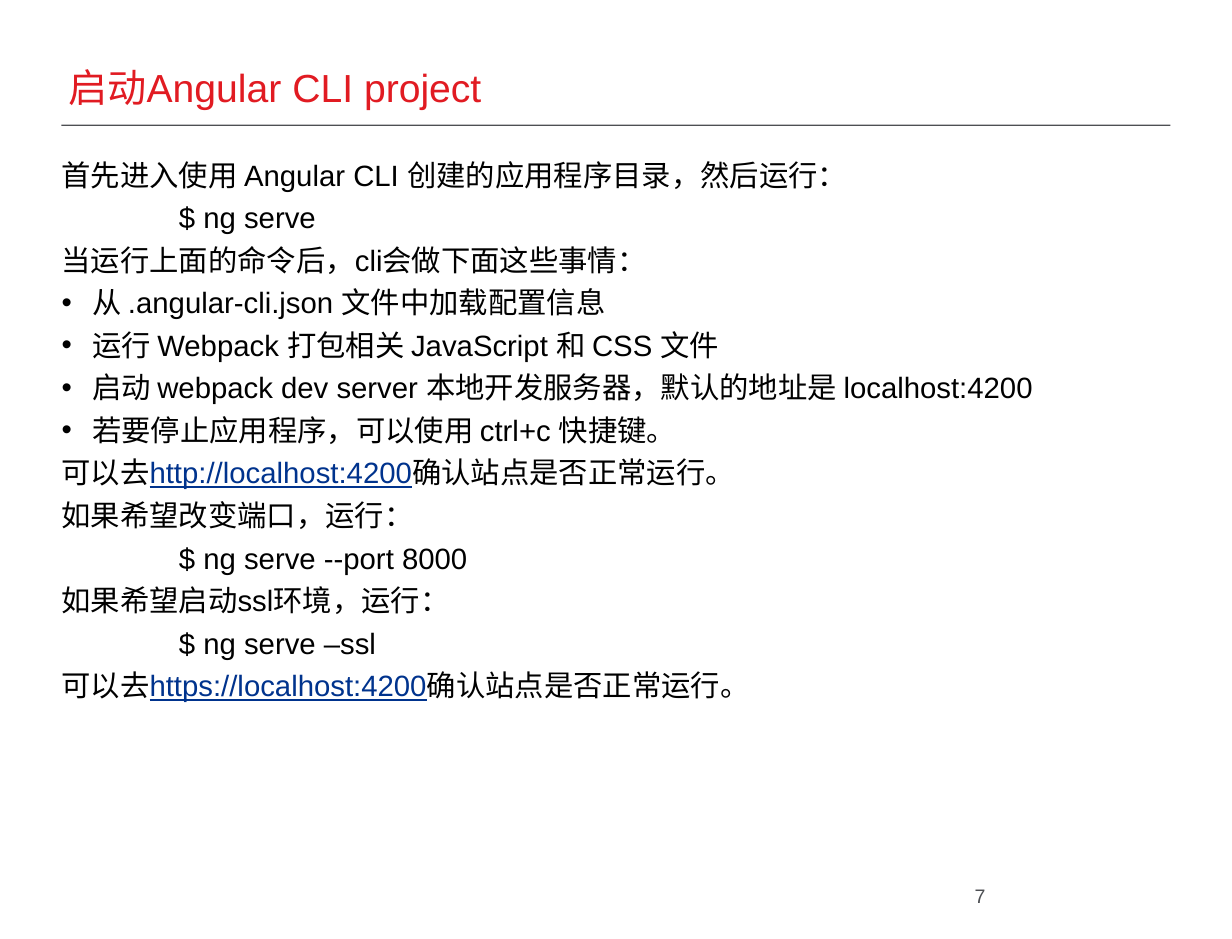
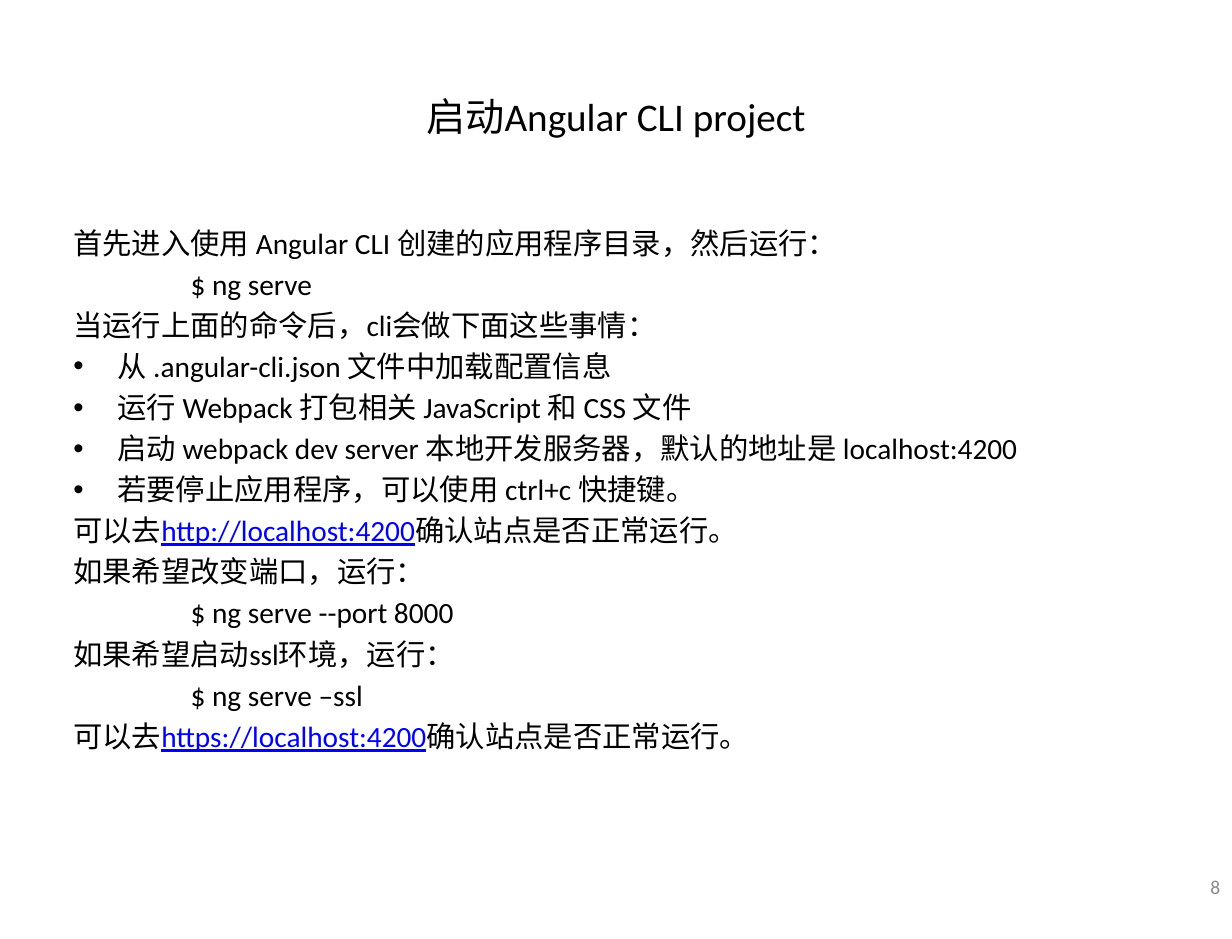
Before and after one commit to joylea/documents, a slide deck: slide 8 of Angular cli Framework.pptx (slide 7 before the commit). Drawn at 1232x939 pixels with LibreOffice and Linux fonts; fonts in the diff are those of the drawing; background and template pictures are left out. Boxes give left, top, right and bottom in pixels: in the first picture for what was removed or moved away, otherwise in the second. Text is boxed around its words. In the diff, an @@ line names an element or a change of style, - is before the commit and + after.

```diff
--- a/Angular cli Framework.pptx
+++ b/Angular cli Framework.pptx
@@ title "启动Angular CLI project": place and size @@
-title "启动Angular CLI project" at [68,69,481,110]
+title "启动Angular CLI project" at [426,98,806,138]
@@ title "启动Angular CLI project" at [426,98,806,138]: font Arial to Calibri, text colour #E11B22 to #000000; alignment left to centre; vertical alignment bottom to middle @@
@@ line removed from (61, 126) to (1171, 126) @@
@@ text "首先进入使用 Angular CLI 创建的应用程序目录，然后运行：": place and size @@
-text "首先进入使用 Angular CLI 创建的应用程序目录，然后运行：" at [62,161,1033,702]
+text "首先进入使用 Angular CLI 创建的应用程序目录，然后运行：" at [73,229,1017,752]
@@ text "首先进入使用 Angular CLI 创建的应用程序目录，然后运行：" at [73,229,1017,752]: font Arial to Calibri; text colour #00338D to #0000FF in "可以去http://localhost:4200确认站点是否正常运行。", "可以去https://localhost:4200确认站点是否正常运行。"; indent changed @@
@@ page number at [1210,881,1220,894]: vertical alignment bottom to middle @@
@@ page number at [1210,881,1220,894]: text changed; font Arial to Calibri; text colour #4D4F53 to #8C8C8C @@
-7
+8
```
Also in this commit, not shown: 20 other slides changed, 1 slide added.
